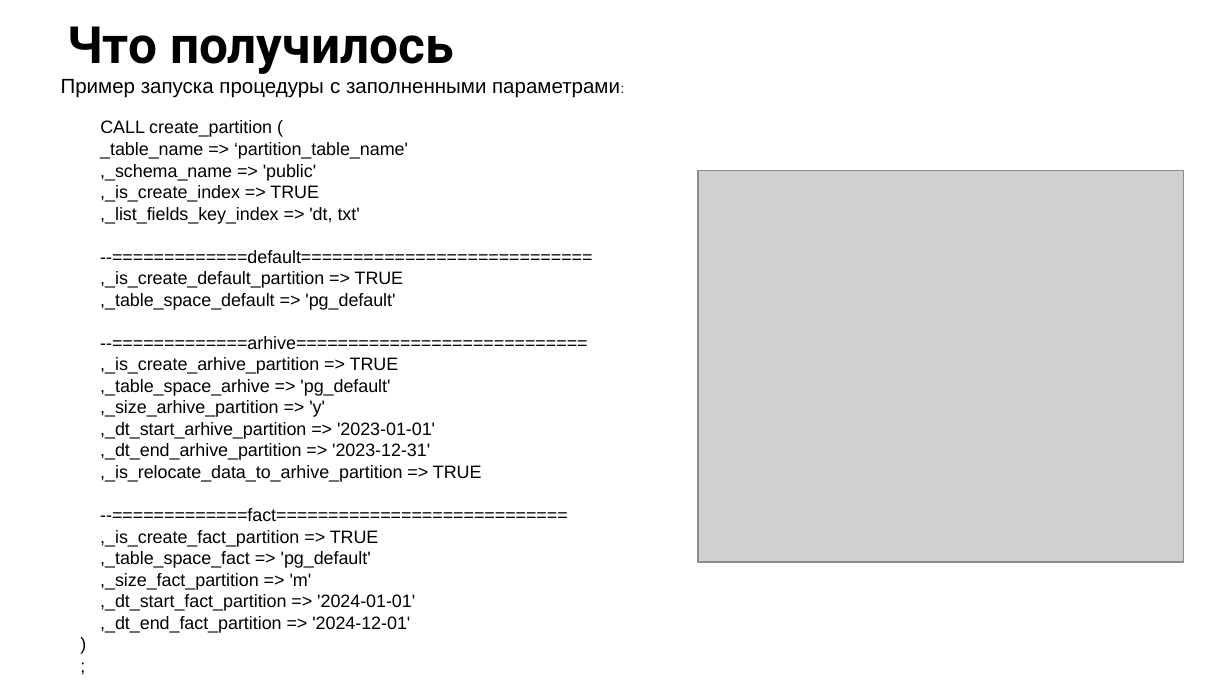
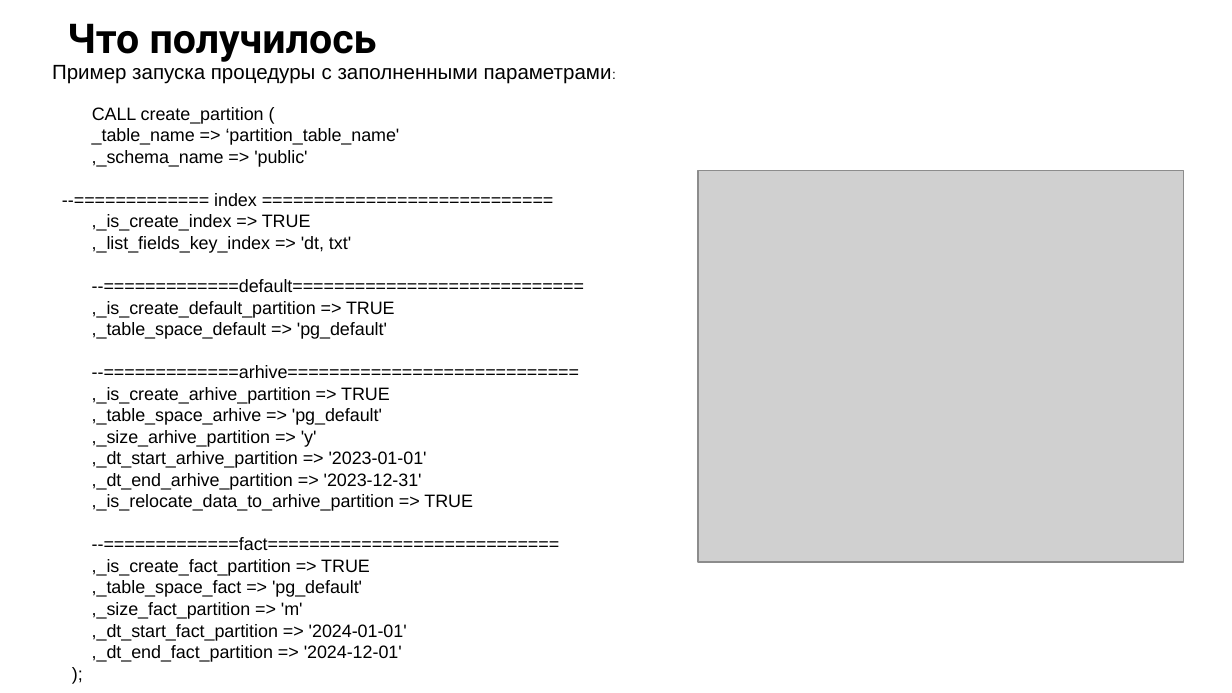
Before and after one commit to Andreev-ES/Postgre_DBA_202403_OTUS, a slide deck: slide 10 of 8.Проектная работа/Презентация проектной работы.pptx. Drawn at 1232x693 pixels with LibreOffice and Linux fonts; fonts in the diff are those of the drawing; grey boxes stand for pictures; background and template pictures are left out. Boxes give left, top, right and bottom in pixels: in the first picture for what was removed or moved away, otherwise in the second. Text is boxed around its words. In the diff, an @@ line names an element or a change of style, - is before the commit and + after.

```diff
--- a/8.Проектная работа/Презентация проектной работы.pptx
+++ b/8.Проектная работа/Презентация проектной работы.pptx
@@ title "Что получилось" at box(67, 23, 377, 62): size 30 to 24 pt @@
@@ text at box(52, 65, 612, 662): text changed @@
-)
-;
+);
@@ text "Пример запуска процедуры с заполненными ...": place and size @@
-text "Пример запуска процедуры с заполненными ..." at box(61, 79, 620, 633)
+text "Пример запуска процедуры с заполненными ..." at box(52, 65, 612, 662)
@@ text at box(214, 193, 257, 206): paragraph added @@
+--============= index ============================
```
Also in this commit, not shown: 1 other slide changed, 4 slides added.
